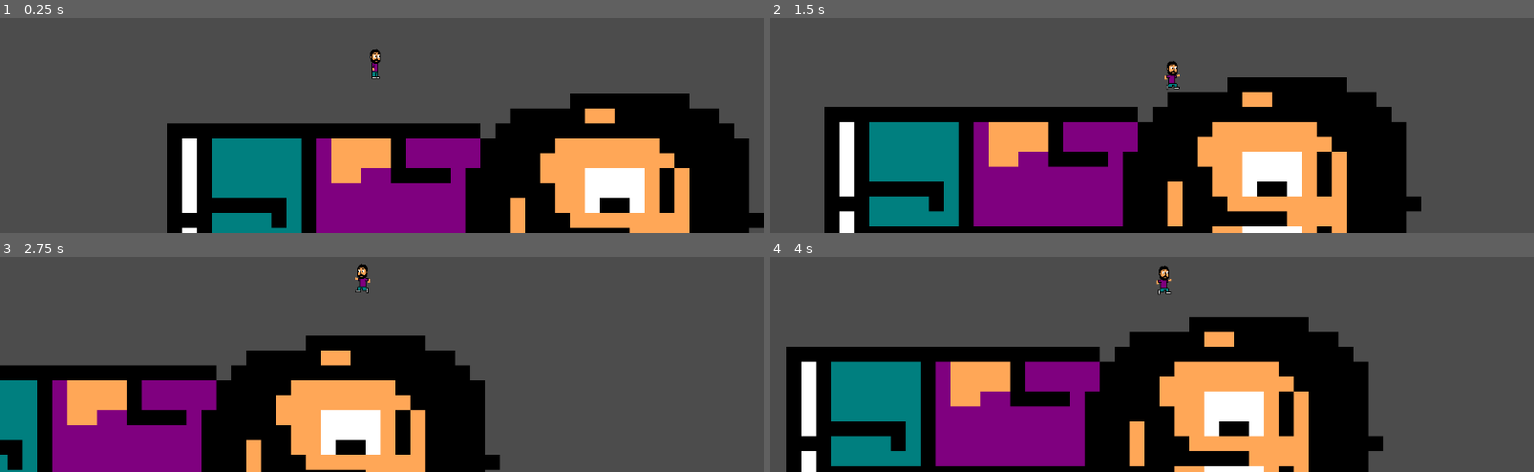
Above: before the commit, frames 1-4 (two rows, left to right).
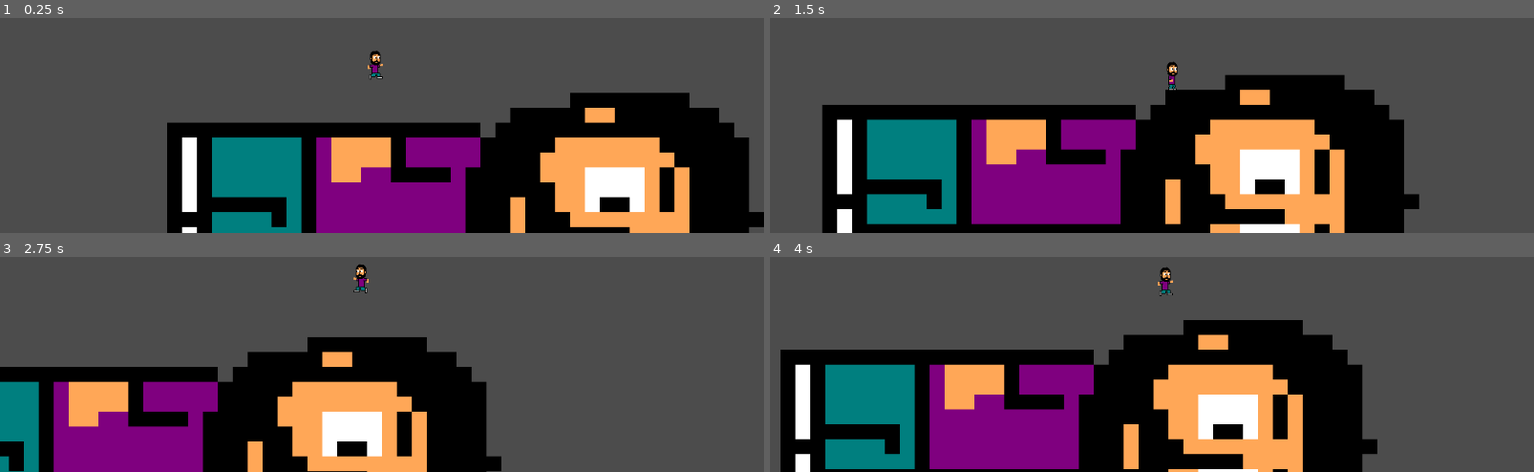
Above: after the commit, the same moments.

Repository: Guilherme-Calland/super_mega_guacamole
Game: Godot game, scene res://Scenes/TestScene.tscn
Two runs of this game, one before a commit and one after it. Both use one fixed random seed, a clock stepped at 60 frames per second and the inputs below. The project has no main scene, so this scene is started directly.
Inputs:
- Up to frame 1 (0.25 s): no input
- Up to frame 2 (1.5 s): hold Space (jump) 0.53-1.28 s; hold D (right) from 0.53 s (still down); tap Space (jump) at 1.35 s
- Up to frame 3 (2.75 s): tap Space (jump) at 1.52, 1.82 s; release D (right) at 2.03 s; hold A (left) from 2.03 s (still down); hold Space (jump) from 2.03 s (still down)
- Up to frame 4 (4 s): release A (left) at 2.78 s; release Space (jump) at 2.78 s; hold D (right) from 2.78 s (still down); tap Space (jump) at 2.85, 3.02, 3.32 s; hold Space (jump) from 3.53 s (still down)

The runs differ from the first frame. In frame 1, 1.3% of the frame differs, in the area x 21-100%, y 14-98%; in frame 2, 6.1%; in frame 3, 3.2%; in frame 4, 11%, in the area x 1-81%, y 4-100%.

Commit message:
refactor class (movement)

Diff:
--- a/Scenes/Player.tscn
+++ b/Scenes/Player.tscn
@@ -20,7 +20,7 @@
 "frames": [ ExtResource( 1 ), ExtResource( 9 ), ExtResource( 1 ), ExtResource( 8 ) ],
 "loop": true,
 "name": "run",
-"speed": 5.0
+"speed": 10.0
 }, {
 "frames": [ ExtResource( 7 ) ],
 "loop": true,
@@ -42,7 +42,10 @@
 
 [node name="PlayerAnimatedSprite" type="AnimatedSprite" parent="."]
 frames = SubResource( 1 )
-animation = "idle"
+animation = "run"
+frame = 1
+speed_scale = 0.5
+playing = true
 
 [node name="PlayerCollision" type="CollisionShape2D" parent="."]
 visible = false
--- a/Scripts/Animations.gd
+++ b/Scripts/Animations.gd
@@ -1,17 +1,12 @@
-extends Node
-
 func animate(is_on_floor, sprite):
 	if Input.is_action_pressed("right") and not Input.is_action_pressed("left"):
 		sprite.flip_h = false
-		if is_on_floor:
-			sprite.play("run")
+		sprite.play("run")
 	elif Input.is_action_pressed("left") and not Input.is_action_pressed("right"):
 		sprite.flip_h = true
-		if is_on_floor:
-			sprite.play("run")
+		sprite.play("run")
 	else:
-		if is_on_floor:
-			sprite.play("idle")
-	if Input.is_action_pressed("jump"):
-		if is_on_floor:
-			sprite.play("jump")
+		sprite.play("idle")
+
+	if not is_on_floor:
+		sprite.play("jump")
--- /dev/null
+++ b/Scripts/Movement.gd
@@ -0,0 +1,20 @@
+func move(motion, speed, gravity, jump_speed, is_on_floor):
+	if Input.is_action_pressed("right") and not Input.is_action_pressed("left"):
+		if is_on_floor:
+			motion.x = speed
+	elif Input.is_action_pressed("left") and not Input.is_action_pressed("right"):
+		if is_on_floor:
+			motion.x = -speed
+	else:
+		if is_on_floor:
+			motion.x = 0
+
+	if not is_on_floor:
+		motion.y += gravity
+	elif is_on_floor:
+		motion.y = 1
+
+	if Input.is_action_pressed("jump"):
+		if is_on_floor:
+			motion.y -= jump_speed
+	return motion
--- a/Scripts/Player.gd
+++ b/Scripts/Player.gd
@@ -1,5 +1,4 @@
 extends KinematicBody2D
-class_name Player
 
 const UP = Vector2(0, -1)
 export var gravity = 10
@@ -7,27 +6,17 @@
 export var jump_speed = 300
 var motion = Vector2(0,0)
 var animationScript = load("res://Scripts/Animations.gd")
+var movementScript = load("res://Scripts/Movement.gd")
 var animation = animationScript.new()
+var movement = movementScript.new()
 
 func _physics_process(delta):
+	move()
+	animate()
+
+func move():
+	motion = movement.move(motion, speed, gravity, jump_speed, is_on_floor())
 	move_and_slide(motion, UP)
+
+func animate():
 	animation.animate(is_on_floor(), $PlayerAnimatedSprite)
-
-	if Input.is_action_pressed("right") and not Input.is_action_pressed("left"):
-		if is_on_floor():
-			motion.x = speed
-	elif Input.is_action_pressed("left") and not Input.is_action_pressed("right"):
-		if is_on_floor():
-			motion.x = -speed
-	else:
-		if is_on_floor():
-			motion.x = 0
-
-	if not is_on_floor():
-		motion.y += gravity
-	else:
-		motion.y = 0
-
-	if Input.is_action_pressed("jump"):
-		if is_on_floor():
-			motion.y -= jump_speed
--- a/project.godot
+++ b/project.godot
@@ -8,14 +8,9 @@
 
 config_version=4
 
-_global_script_classes=[ {
-"base": "KinematicBody2D",
-"class": "Player",
-"language": "GDScript",
-"path": "res://Scripts/Player.gd"
-} ]
+_global_script_classes=[  ]
 _global_script_class_icons={
-"Player": ""
+
 }
 
 [application]
Binary file changed: Graphics/gui_running_1.png
Binary file changed: Graphics/gui_running_2.png
